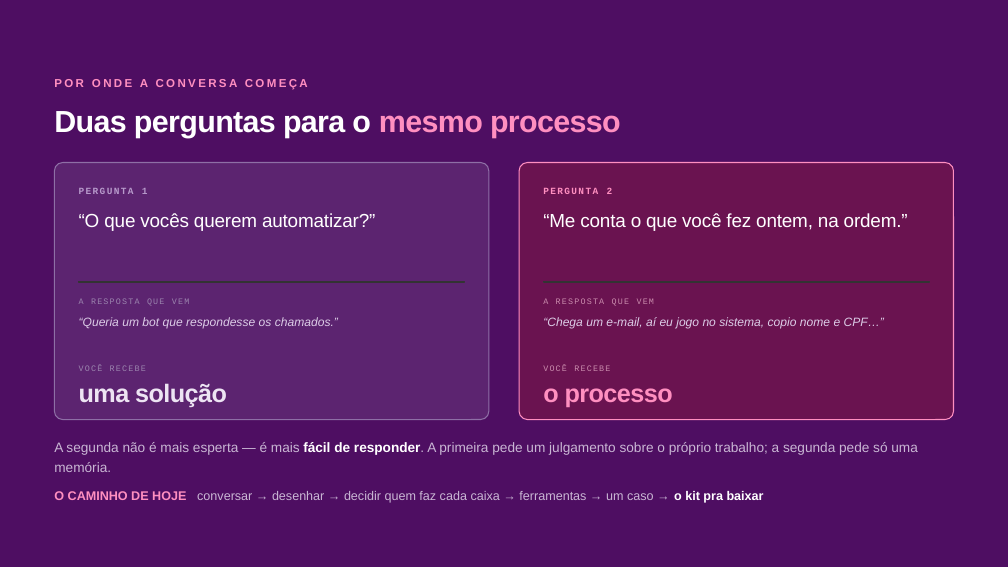
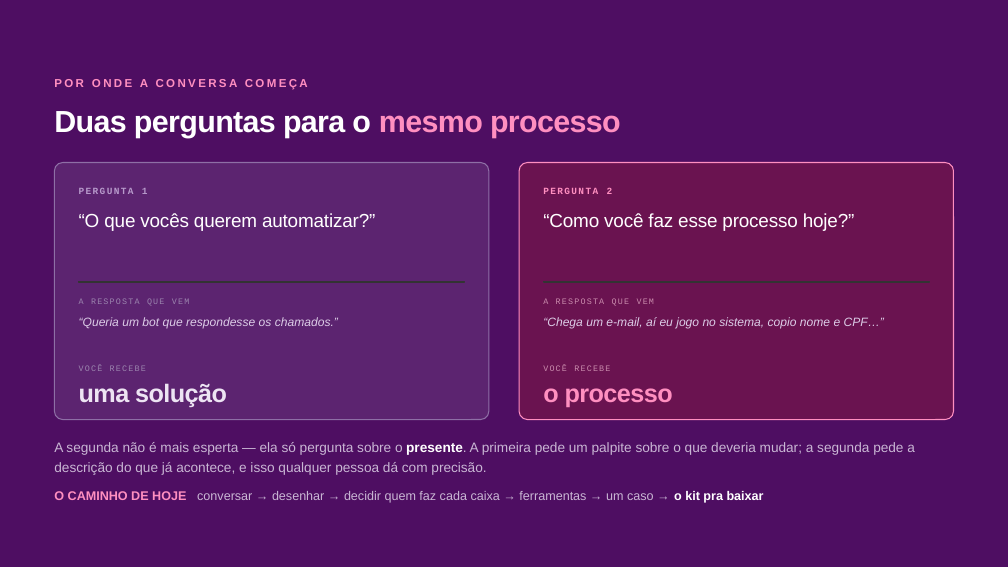
Before and after one commit to gabrcs/casamentos-app, a slide deck: slide 3 of talks/serasa-ia-automacao/deck.pptx. Drawn at 1008x567 pixels with LibreOffice and Linux fonts; fonts in the diff are those of the drawing. Boxes give left, top, right and bottom in pixels: in the first picture for what was removed or moved away, otherwise in the second. Text is boxed around its words. In the diff, an @@ line names an element or a change of style, - is before the commit and + after.

```diff
--- a/talks/serasa-ia-automacao/deck.pptx
+++ b/talks/serasa-ia-automacao/deck.pptx
@@ text at <box>543,213,855,231</box>: text changed @@
-“Me conta o que você fez ontem, na ordem.”
+“Como você faz esse processo hoje?”
@@ text at <box>54,442,915,475</box>: text changed @@
-A segunda não é mais esperta — é mais fácil de responder. A primeira pede um julgamento sobre o próprio trabalho; a segunda pede só uma memória.
+A segunda não é mais esperta — ela só pergunta sobre o presente. A primeira pede um palpite sobre o que deveria mudar; a segunda pede a descrição do que já acontece, e isso qualquer pessoa dá com precisão.
```
Also in this commit, not shown: 1 other slide changed, 4 other files.
